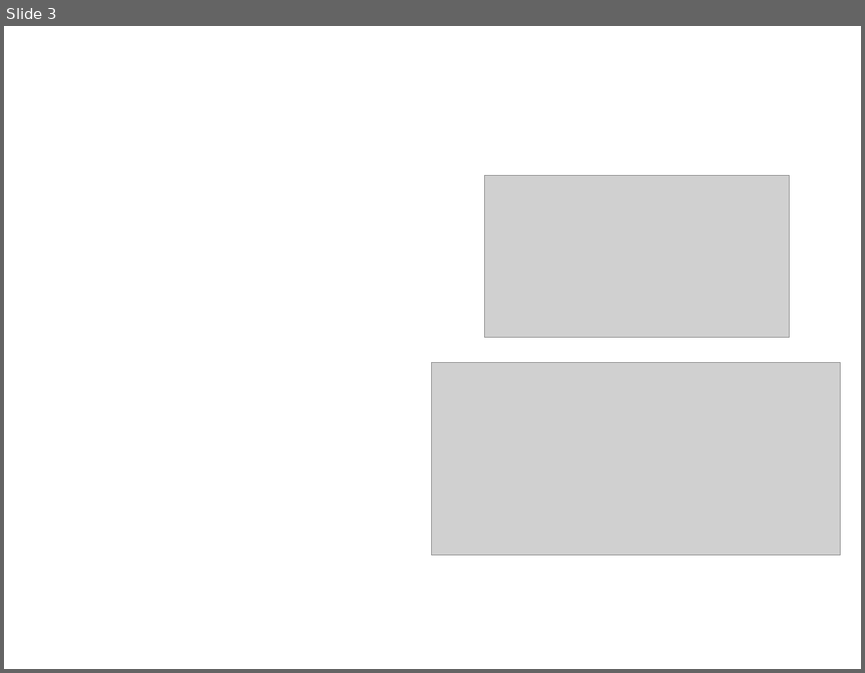
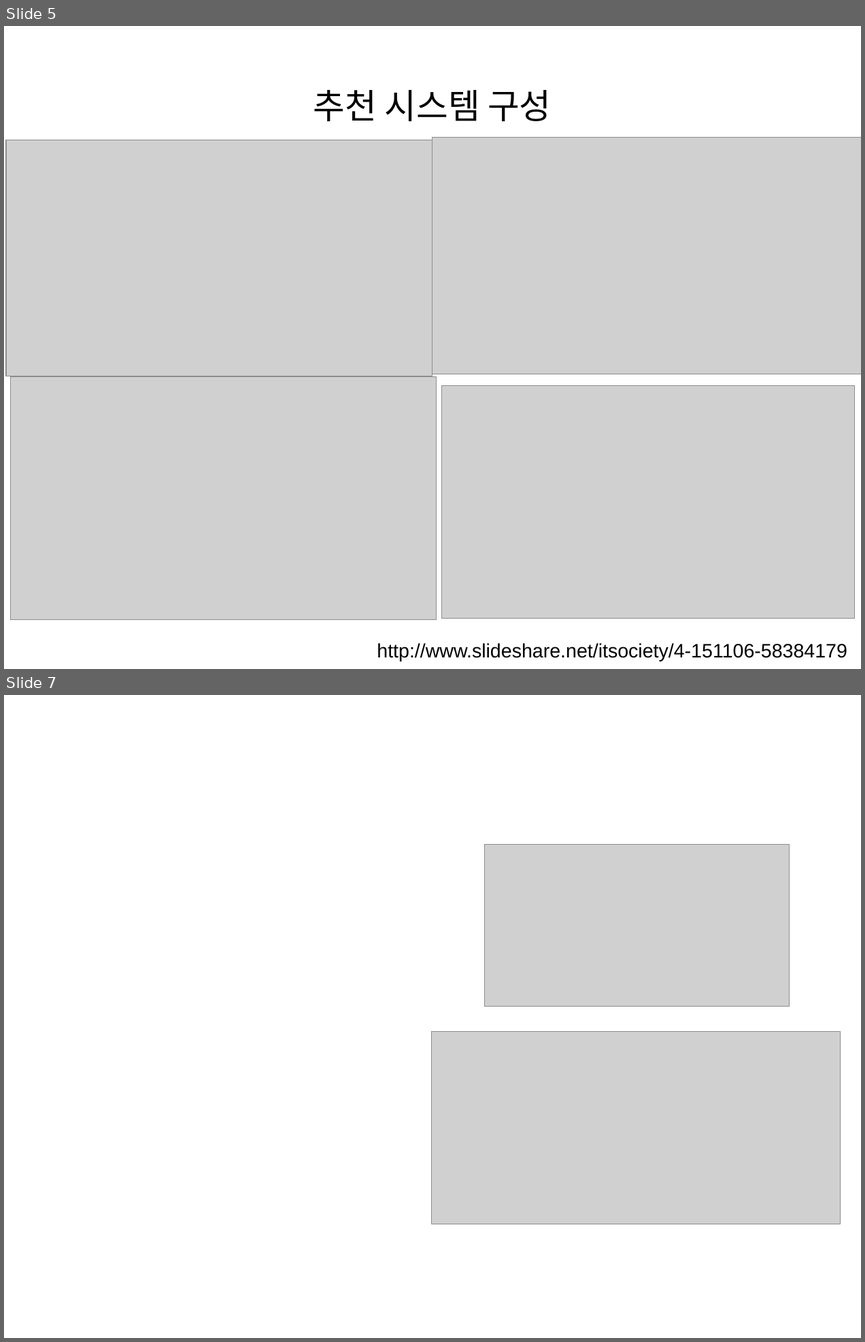
Before and after one commit to TedJeong/vipidly-vociferous, a slide deck: notes/병렬컴퓨팅부터분산컴퓨팅까지.odp. Shown one above the other, each under a label of ours: slide 3 before the commit, slides 5 and 7 after it; the slides between them are not shown. The pictures are 865x673 and 865x1342 pixels, drawn with LibreOffice and Linux fonts; fonts in the diff are those of the drawing; grey boxes stand for pictures. Boxes give left, top, right and bottom in pixels: in the first picture for what was removed or moved away, otherwise in the second. Text is boxed around its words. In the diff, an @@ line names an element or a change of style, - is before the commit and + after.

```diff
--- a/notes/병렬컴퓨팅부터분산컴퓨팅까지.odp
+++ b/notes/병렬컴퓨팅부터분산컴퓨팅까지.odp
@@ slide 5 added at (4,26,861,669), background #FFFFFF @@
@@ title added at (313,90,551,121), 32 pt, text #000000 @@
+추천 시스템 구성
@@ picture added at (6,140,432,377) @@
@@ picture added at (432,138,861,373) @@
@@ picture added at (10,377,436,620) @@
@@ picture added at (442,386,855,618) @@
@@ text added at (377,643,847,660), 18 pt, text #000000 @@
+http://www.slideshare.net/itsociety/4-151106-58384179
@@ what was slide 3 is now slide 7 @@
```
Also in this commit, not shown: 5 slides changed, 7 other slides added, 2 other files.
